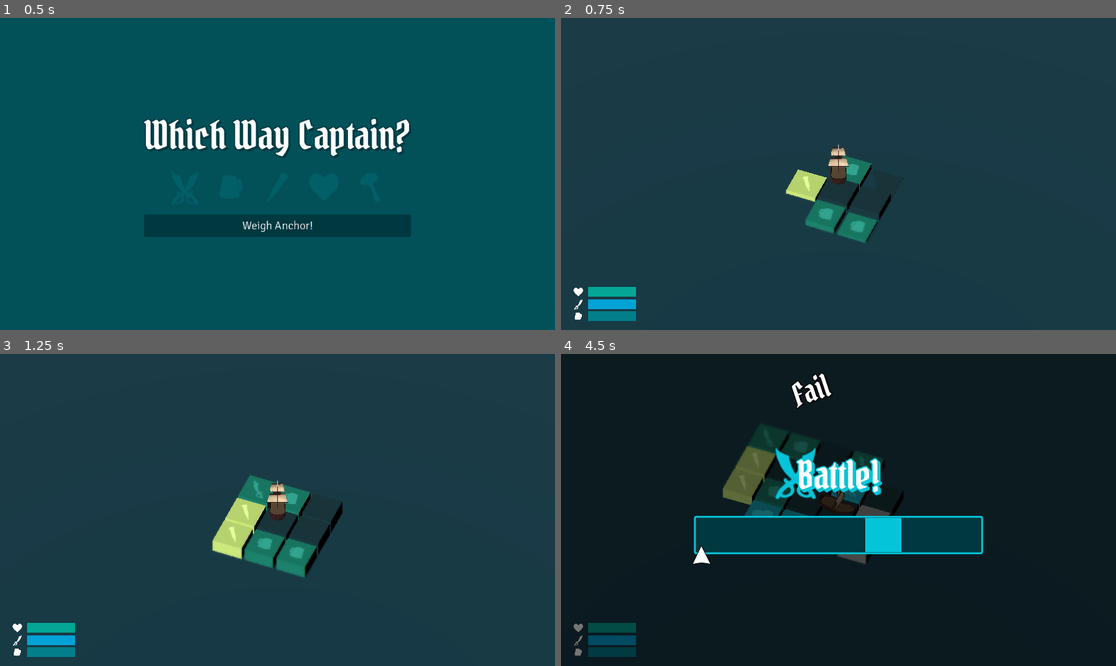
Above: before the commit, frames 1-4 (two rows, left to right).
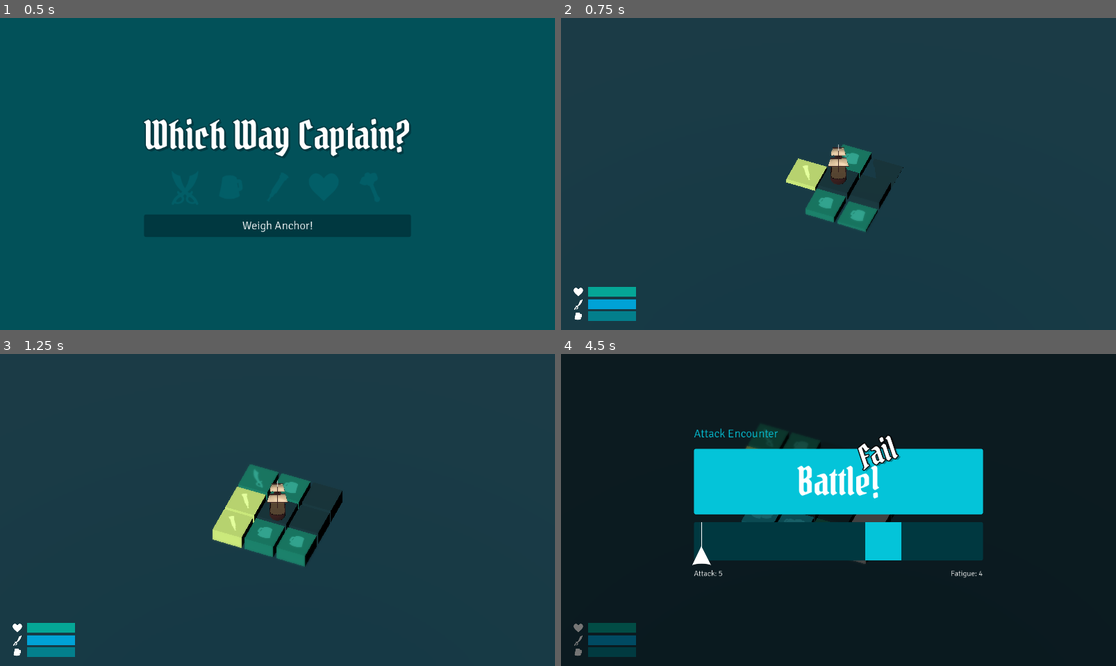
Above: after the commit, the same moments.

Repository: tVeratti/mini-byte-jam
Game: Godot game, scene res://main/main.tscn
Two runs of this game, one before a commit and one after it. Both use one fixed random seed, a clock stepped at 60 frames per second and the inputs below. Sound files missing from this copy of the repository are replaced by a short silence.
Inputs:
- Up to frame 1 (0.5 s): no input
- Up to frame 2 (0.75 s): click "Weigh Anchor!" at 0.5 s
- Up to frame 3 (1.25 s): no input
- Up to frame 4 (4.5 s): hold Right (move_right) 1.28-2.03 s; tap Space (accept) every 0.75 s from 1.35 to 4.35 s; hold S (move_backward) 2.03-2.78 s; hold Right (move_right) 2.78-3.53 s; hold W (move_forward) 3.53-4.28 s; hold A (move_left) from 4.28 s (still down)

Frame 1 is identical in both runs. In frame 2, 2.3% of the frame differs, in the area x 40-62%, y 40-73%; in frame 3, 3.2%; in frame 4, 13%, in the area x 23-77%, y 6-72%.

Commit message:
re-do encounter screens (again)

Diff:
--- /dev/null
+++ b/assets/label.tres
@@ -0,0 +1,6 @@
+[gd_resource type="LabelSettings" load_steps=2 format=3 uid="uid://u6018fifyd8o"]
+
+[ext_resource type="FontFile" uid="uid://nieaekycl7wi" path="res://assets/fonts/SignikaNegative-VariableFont_wght.ttf" id="1_hgv2j"]
+
+[resource]
+font = ExtResource("1_hgv2j")
--- /dev/null
+++ b/assets/shaders/lines.gdshader
@@ -0,0 +1,31 @@
+shader_type canvas_item;
+
+uniform vec3 color_one : source_color;
+uniform vec3 color_two : source_color;
+
+uniform float angle = 20.0;
+uniform float line_count = 20.0;
+uniform float blur : hint_range(0.0, 2.0, 0);
+
+vec2 rotate(vec2 uv, float rotation_angle) {
+    float radians_angle = radians(rotation_angle);
+    float cos_angle = cos(radians_angle);
+    float sin_angle = sin(radians_angle);
+    mat2 rotation_matrix = mat2(vec2(cos_angle, -sin_angle), vec2(sin_angle, cos_angle));
+    return uv * rotation_matrix;
+}
+
+float stripe(vec2 uv) {
+    return cos(uv.x * 0.0 + uv.y * -line_count/2.0);
+}
+
+void fragment() {
+    vec2 uv = UV;
+    vec2 resolution = 1.0 / TEXTURE_PIXEL_SIZE;
+    float a = TEXTURE_PIXEL_SIZE.x / TEXTURE_PIXEL_SIZE.y;
+    uv.x *= a;
+    uv = rotate(uv, angle);
+    float g = stripe(uv);
+    vec3 col = mix(color_one, color_two, smoothstep(0.0, blur, g));
+    COLOR = vec4(col, 1.0);
+}
--- a/encounter/battle/battle.gd
+++ b/encounter/battle/battle.gd
@@ -16,13 +16,12 @@
 @export var result_scene:PackedScene
 
 
-@onready var level:Label = %Level
-@onready var track:Panel = %Track
-@onready var morale:ColorRect = %Morale
 @onready var attack:ColorRect = %Attack
 @onready var input:ColorRect = %Input
 @onready var result_root:Control = %ResultRoot
 @onready var target_container:MarginContainer = %TargetContainer
+@onready var attack_value:Label = %AttackValue
+@onready var fatigue_value:Label = %FatigueValue
 
 
 var battle_level:int = 1
@@ -39,7 +38,14 @@
 	player.input_component.accept_pressed.connect(_on_input_accept)
 	player.input_component.direction_changed.connect(_on_direction_changed)
 
+	render_labels()
+
 	_set_target_sizes()
+
+
+func render_labels() -> void:
+	attack_value.text = "Attack: %s" % player_stats.attack
+	fatigue_value.text = "Fatigue: %s" % player_stats.fatigue
 
 
 func _process(delta: float) -> void:
@@ -57,7 +63,6 @@
 	battle_level = player_stats.fatigue
 
 	var weighted_level:float = battle_level * LEVEL_WEIGHT
-	level.text = "Fatigue Level %s" % int(battle_level)
 
 	var attack_percentage:float = float(player_stats.attack) / weighted_level
 
@@ -103,8 +108,9 @@
 	var result:Results
 
 	var input_position:int = input.position.x
-	var attack_position_left:int = attack.position.x - (attack.custom_minimum_size.x / 2.0)
-	var attack_position_right:int = attack.position.x + (attack.custom_minimum_size.x / 2.0)
+	var attack_position_left:int = attack.position.x
+	var attack_position_right:int = attack.position.x + attack.custom_minimum_size.x
+
 	if input_position + NEEDLE_WIDTH >= attack_position_left and input_position - NEEDLE_WIDTH <= attack_position_right:
 		# Within ATTACK range
 		result = Results.SUCCESS
--- a/encounter/battle/battle.tscn
+++ b/encounter/battle/battle.tscn
@@ -4,11 +4,23 @@
 [ext_resource type="PackedScene" uid="uid://c2x5nb8xutljl" path="res://encounter/battle/battle_result.tscn" id="2_tiqy5"]
 [ext_resource type="FontFile" uid="uid://bw4edb43exu17" path="res://assets/fonts/PirataOne-Regular.ttf" id="3_qubjc"]
 [ext_resource type="FontFile" uid="uid://nieaekycl7wi" path="res://assets/fonts/SignikaNegative-VariableFont_wght.ttf" id="4_4mnim"]
-[ext_resource type="Texture2D" uid="uid://dae03ox6o0lxn" path="res://grid/tile/assets/battle.png" id="4_l1kiu"]
-[ext_resource type="Texture2D" uid="uid://ckoxg6w3iv18c" path="res://grid/tile/assets/arrow_outline.png" id="5_4mnim"]
+[ext_resource type="Texture2D" uid="uid://jadm4msu5o3p" path="res://grid/tile/assets/arrow.png" id="4_v5t24"]
+[ext_resource type="LabelSettings" uid="uid://u6018fifyd8o" path="res://assets/label.tres" id="5_imjxj"]
 
 [sub_resource type="StyleBoxFlat" id="StyleBoxFlat_qubjc"]
 bg_color = Color(0, 0, 0, 0.541176)
+
+[sub_resource type="LabelSettings" id="LabelSettings_imjxj"]
+font = ExtResource("4_4mnim")
+font_size = 24
+font_color = Color(0.0156863, 0.768627, 0.85098, 1)
+
+[sub_resource type="StyleBoxFlat" id="StyleBoxFlat_426p7"]
+bg_color = Color(0.0156863, 0.768627, 0.85098, 1)
+corner_radius_top_left = 4
+corner_radius_top_right = 4
+corner_radius_bottom_right = 4
+corner_radius_bottom_left = 4
 
 [sub_resource type="LabelSettings" id="LabelSettings_6hnvb"]
 font = ExtResource("3_qubjc")
@@ -19,24 +31,12 @@
 shadow_color = Color(0.0156863, 0.768627, 0.85098, 1)
 shadow_offset = Vector2(4, 4)
 
-[sub_resource type="LabelSettings" id="LabelSettings_l1kiu"]
-font = ExtResource("4_4mnim")
-font_color = Color(0.0156863, 0.768627, 0.85098, 1)
-
 [sub_resource type="StyleBoxFlat" id="StyleBoxFlat_mqutd"]
 bg_color = Color(0, 0.219608, 0.25098, 1)
-border_width_left = 4
-border_width_top = 4
-border_width_right = 4
-border_width_bottom = 4
-border_color = Color(0.0156863, 0.768627, 0.85098, 1)
 corner_radius_top_left = 4
 corner_radius_top_right = 4
 corner_radius_bottom_right = 4
 corner_radius_bottom_left = 4
-
-[sub_resource type="LabelSettings" id="LabelSettings_uxvou"]
-font = ExtResource("4_4mnim")
 
 [node name="Battle" type="MarginContainer"]
 anchors_preset = 15
@@ -61,46 +61,31 @@
 
 [node name="Layout" type="VBoxContainer" parent="MarginContainer"]
 layout_mode = 2
-theme_override_constants/separation = 32
+size_flags_horizontal = 4
+theme_override_constants/separation = 16
 
-[node name="HBoxContainer" type="VBoxContainer" parent="MarginContainer/Layout"]
+[node name="Label" type="Label" parent="MarginContainer/Layout"]
 layout_mode = 2
-size_flags_horizontal = 4
-size_flags_vertical = 8
-alignment = 1
+text = "Attack Encounter"
+label_settings = SubResource("LabelSettings_imjxj")
 
-[node name="Title" type="Label" parent="MarginContainer/Layout/HBoxContainer"]
+[node name="PanelContainer" type="PanelContainer" parent="MarginContainer/Layout"]
+layout_mode = 2
+theme_override_styles/panel = SubResource("StyleBoxFlat_426p7")
+
+[node name="MarginContainer" type="MarginContainer" parent="MarginContainer/Layout/PanelContainer"]
+layout_mode = 2
+theme_override_constants/margin_left = 16
+theme_override_constants/margin_top = 16
+theme_override_constants/margin_right = 16
+theme_override_constants/margin_bottom = 16
+
+[node name="Title" type="Label" parent="MarginContainer/Layout/PanelContainer/MarginContainer"]
 layout_mode = 2
 size_flags_vertical = 8
 text = "Battle!"
 label_settings = SubResource("LabelSettings_6hnvb")
 horizontal_alignment = 1
-
-[node name="TextureRect" type="TextureRect" parent="MarginContainer/Layout/HBoxContainer/Title"]
-modulate = Color(0.0156863, 0.768627, 0.85098, 1)
-show_behind_parent = true
-texture_filter = 4
-custom_minimum_size = Vector2(100, 100)
-layout_mode = 2
-offset_left = -63.0
-offset_top = -13.0
-offset_right = 57.0
-offset_bottom = 107.0
-size_flags_horizontal = 4
-size_flags_vertical = 4
-texture = ExtResource("4_l1kiu")
-expand_mode = 1
-stretch_mode = 5
-
-[node name="Level" type="Label" parent="MarginContainer/Layout/HBoxContainer"]
-unique_name_in_owner = true
-visible = false
-layout_mode = 2
-size_flags_horizontal = 4
-text = "Level 001"
-label_settings = SubResource("LabelSettings_l1kiu")
-horizontal_alignment = 1
-uppercase = true
 
 [node name="TrackContainer" type="MarginContainer" parent="MarginContainer/Layout"]
 custom_minimum_size = Vector2(600, 80)
@@ -115,26 +100,17 @@
 
 [node name="ResultRoot" type="Control" parent="MarginContainer/Layout/TrackContainer/Track"]
 unique_name_in_owner = true
+z_index = 100
 anchors_preset = 0
-offset_left = 142.0
-offset_top = -81.0
-offset_right = 182.0
-offset_bottom = -41.0
+offset_left = 280.0
+offset_top = 35.0
+offset_right = 320.0
+offset_bottom = 75.0
 
 [node name="TargetContainer" type="MarginContainer" parent="MarginContainer/Layout/TrackContainer"]
 unique_name_in_owner = true
 layout_mode = 2
 theme_override_constants/margin_left = 490
-theme_override_constants/margin_top = 4
-theme_override_constants/margin_bottom = 4
-
-[node name="Morale" type="ColorRect" parent="MarginContainer/Layout/TrackContainer/TargetContainer"]
-unique_name_in_owner = true
-visible = false
-custom_minimum_size = Vector2(30, 0)
-layout_mode = 2
-size_flags_horizontal = 4
-color = Color(0.644639, 0.950853, 0.999522, 1)
 
 [node name="Attack" type="ColorRect" parent="MarginContainer/Layout/TrackContainer/TargetContainer"]
 unique_name_in_owner = true
@@ -153,31 +129,31 @@
 offset_right = 1.0
 offset_bottom = 80.0
 size_flags_horizontal = 0
-color = Color(0, 0, 0, 0)
 
 [node name="TextureRect" type="TextureRect" parent="MarginContainer/Layout/TrackContainer/InputContainer/Input"]
 texture_filter = 4
 layout_mode = 0
 offset_left = -19.0
-offset_top = 62.0
+offset_top = 50.0
 offset_right = 21.0
-offset_bottom = 102.0
-texture = ExtResource("5_4mnim")
+offset_bottom = 90.0
+texture = ExtResource("4_v5t24")
 expand_mode = 1
 
-[node name="Instructions" type="Label" parent="MarginContainer/Layout"]
+[node name="Stats" type="HBoxContainer" parent="MarginContainer/Layout"]
+layout_mode = 2
+
+[node name="AttackValue" type="Label" parent="MarginContainer/Layout/Stats"]
 unique_name_in_owner = true
-visible = false
 layout_mode = 2
-text = "[SPACE] or [ENTER] to ACTIVATE"
-label_settings = SubResource("LabelSettings_uxvou")
-horizontal_alignment = 1
+size_flags_horizontal = 3
+text = "Attack: 10"
+label_settings = ExtResource("5_imjxj")
 
-[node name="Instructions2" type="Label" parent="MarginContainer/Layout"]
+[node name="FatigueValue" type="Label" parent="MarginContainer/Layout/Stats"]
 unique_name_in_owner = true
-visible = false
 layout_mode = 2
-text = "ATTACK/FATIGUE: Target Area Size
-FATIGUE: Speed
-SUCCESS == +Morale"
-label_settings = SubResource("LabelSettings_uxvou")
+size_flags_horizontal = 3
+text = "Fatigue: 20"
+label_settings = ExtResource("5_imjxj")
+horizontal_alignment = 2
--- a/encounter/jig/jig.gd
+++ b/encounter/jig/jig.gd
@@ -30,6 +30,8 @@
 @onready var result_root:Control = %ResultRoot
 @onready var moves_root = %MovesRoot
 @onready var timer:Timer = %Timer
+@onready var morale_value:Label = %MoraleValue
+@onready var fatigue_value:Label = %FatigueValue
 
 
 func _ready() -> void:
@@ -41,6 +43,13 @@
 
 	player.input_component.accept_pressed.connect(_on_input_accept)
 	player.input_component.direction_changed.connect(_on_direction_changed)
+
+	render_labels()
+
+
+func render_labels() -> void:
+	morale_value.text = "Morale: %s" % player_stats.morale
+	fatigue_value.text = "Fatigue: %s" % player_stats.fatigue
 
 
 func _on_input_accept() -> void:
@@ -85,6 +94,7 @@
 		if not has_one_match:
 			# No match found, so it drain fatigue
 			player_stats.increase_fatigue()
+			render_labels()
 
 	elif not direction.is_zero_approx():
 		_on_input_accept()
--- a/encounter/jig/jig.tscn
+++ b/encounter/jig/jig.tscn
@@ -1,43 +1,47 @@
-[gd_scene load_steps=13 format=3 uid="uid://c43iodsc02gpc"]
+[gd_scene load_steps=14 format=3 uid="uid://c43iodsc02gpc"]
 
 [ext_resource type="Script" uid="uid://ksaedy85vutt" path="res://encounter/jig/jig.gd" id="1_mxy8j"]
 [ext_resource type="PackedScene" uid="uid://d0u1uysuexi8w" path="res://encounter/jig/jig_direction.tscn" id="2_q6ne0"]
 [ext_resource type="PackedScene" uid="uid://c2x5nb8xutljl" path="res://encounter/battle/battle_result.tscn" id="3_s6ojh"]
 [ext_resource type="FontFile" uid="uid://bw4edb43exu17" path="res://assets/fonts/PirataOne-Regular.ttf" id="3_scq0y"]
 [ext_resource type="FontFile" uid="uid://nieaekycl7wi" path="res://assets/fonts/SignikaNegative-VariableFont_wght.ttf" id="5_h2mwq"]
-[ext_resource type="Texture2D" uid="uid://jadm4msu5o3p" path="res://grid/tile/assets/arrow.png" id="6_q6ne0"]
-[ext_resource type="Texture2D" uid="uid://bfj3cwx5kspn8" path="res://grid/tile/assets/jig.png" id="6_s6ojh"]
+[ext_resource type="Shader" uid="uid://dye45fsapwka5" path="res://assets/shaders/lines.gdshader" id="7_sum53"]
+[ext_resource type="LabelSettings" uid="uid://u6018fifyd8o" path="res://assets/label.tres" id="8_helyc"]
 
 [sub_resource type="StyleBoxFlat" id="StyleBoxFlat_qubjc"]
 bg_color = Color(0, 0, 0, 0.541176)
 
-[sub_resource type="LabelSettings" id="LabelSettings_6hnvb"]
-font = ExtResource("3_scq0y")
-font_size = 80
-outline_size = 10
-outline_color = Color(0.0156863, 0.768627, 0.85098, 1)
-shadow_size = 10
-shadow_color = Color(0.0156863, 0.768627, 0.85098, 1)
-shadow_offset = Vector2(4, 4)
+[sub_resource type="LabelSettings" id="LabelSettings_sum53"]
+font = ExtResource("5_h2mwq")
+font_size = 24
+font_color = Color(0.0156863, 0.768627, 0.85098, 1)
 
-[sub_resource type="LabelSettings" id="LabelSettings_l1kiu"]
-font = ExtResource("5_h2mwq")
-font_color = Color(0.0196078, 0.65098, 0.588235, 1)
-
-[sub_resource type="StyleBoxFlat" id="StyleBoxFlat_gwdto"]
-bg_color = Color(0, 0.219608, 0.25098, 1)
-border_width_left = 4
-border_width_top = 4
-border_width_right = 40
-border_width_bottom = 4
-border_color = Color(0.0156863, 0.768627, 0.85098, 1)
+[sub_resource type="StyleBoxFlat" id="StyleBoxFlat_sum53"]
+bg_color = Color(0.0156863, 0.768627, 0.85098, 1)
 corner_radius_top_left = 4
 corner_radius_top_right = 4
 corner_radius_bottom_right = 4
 corner_radius_bottom_left = 4
 
-[sub_resource type="LabelSettings" id="LabelSettings_s6ojh"]
-font = ExtResource("5_h2mwq")
+[sub_resource type="LabelSettings" id="LabelSettings_6hnvb"]
+font = ExtResource("3_scq0y")
+font_size = 80
+outline_color = Color(0, 0.219608, 0.25098, 1)
+
+[sub_resource type="StyleBoxFlat" id="StyleBoxFlat_gwdto"]
+bg_color = Color(0, 0.219608, 0.25098, 1)
+border_width_right = 1
+border_color = Color(0.0156863, 0.768627, 0.85098, 1)
+corner_radius_top_left = 4
+corner_radius_bottom_left = 4
+
+[sub_resource type="ShaderMaterial" id="ShaderMaterial_helyc"]
+shader = ExtResource("7_sum53")
+shader_parameter/color_one = Color(0, 0.219608, 0.25098, 1)
+shader_parameter/color_two = Color(0, 0.283384, 0.322043, 1)
+shader_parameter/angle = 20.0
+shader_parameter/line_count = 100.0
+shader_parameter/blur = 0.0
 
 [node name="Jig" type="MarginContainer"]
 anchors_preset = 15
@@ -55,25 +59,13 @@
 
 [node name="ResultRoot" type="Control" parent="Panel"]
 unique_name_in_owner = true
-z_index = 10
+z_index = 100
 layout_mode = 2
 anchors_preset = 0
-offset_left = 265.0
-offset_top = 220.0
-offset_right = 265.0
-offset_bottom = 220.0
-
-[node name="InputArrow" type="TextureRect" parent="Panel"]
-unique_name_in_owner = true
-modulate = Color(0.0156863, 0.768627, 0.85098, 1)
-layout_mode = 2
-offset_left = 821.0
-offset_top = 237.0
-offset_right = 851.0
-offset_bottom = 267.0
-texture = ExtResource("6_q6ne0")
-expand_mode = 1
-flip_v = true
+offset_left = 583.0
+offset_top = 391.0
+offset_right = 583.0
+offset_bottom = 391.0
 
 [node name="MarginContainer" type="MarginContainer" parent="."]
 layout_mode = 2
@@ -85,41 +77,31 @@
 
 [node name="Layout" type="VBoxContainer" parent="MarginContainer"]
 layout_mode = 2
-theme_override_constants/separation = 32
+size_flags_horizontal = 4
+theme_override_constants/separation = 16
 
-[node name="Header" type="VBoxContainer" parent="MarginContainer/Layout"]
+[node name="Label" type="Label" parent="MarginContainer/Layout"]
 layout_mode = 2
-size_flags_horizontal = 4
-size_flags_vertical = 8
-alignment = 1
+text = "Morale Encounter"
+label_settings = SubResource("LabelSettings_sum53")
 
-[node name="Title" type="Label" parent="MarginContainer/Layout/Header"]
+[node name="PanelContainer" type="PanelContainer" parent="MarginContainer/Layout"]
+layout_mode = 2
+theme_override_styles/panel = SubResource("StyleBoxFlat_sum53")
+
+[node name="MarginContainer" type="MarginContainer" parent="MarginContainer/Layout/PanelContainer"]
+layout_mode = 2
+theme_override_constants/margin_left = 16
+theme_override_constants/margin_top = 16
+theme_override_constants/margin_right = 16
+theme_override_constants/margin_bottom = 16
+
+[node name="Title" type="Label" parent="MarginContainer/Layout/PanelContainer/MarginContainer"]
 layout_mode = 2
 size_flags_vertical = 8
 text = "Do A Jig!"
 label_settings = SubResource("LabelSettings_6hnvb")
 horizontal_alignment = 1
-
-[node name="TextureRect" type="TextureRect" parent="MarginContainer/Layout/Header/Title"]
-modulate = Color(0.0156863, 0.768627, 0.85098, 1)
-show_behind_parent = true
-layout_mode = 0
-offset_left = -95.0
-offset_top = -2.0
-offset_right = -15.0
-offset_bottom = 78.0
-scale = Vector2(1.42251, 1.42251)
-texture = ExtResource("6_s6ojh")
-
-[node name="Level" type="Label" parent="MarginContainer/Layout/Header"]
-unique_name_in_owner = true
-visible = false
-layout_mode = 2
-size_flags_horizontal = 4
-text = "Level 001"
-label_settings = SubResource("LabelSettings_l1kiu")
-horizontal_alignment = 1
-uppercase = true
 
 [node name="TrackContainer" type="MarginContainer" parent="MarginContainer/Layout"]
 custom_minimum_size = Vector2(600, 160)
@@ -132,6 +114,16 @@
 layout_mode = 2
 theme_override_styles/panel = SubResource("StyleBoxFlat_gwdto")
 
+[node name="ColorRect" type="ColorRect" parent="MarginContainer/Layout/TrackContainer/Track"]
+material = SubResource("ShaderMaterial_helyc")
+custom_minimum_size = Vector2(40, 0)
+layout_mode = 1
+anchors_preset = 9
+anchor_bottom = 1.0
+offset_left = 559.0
+offset_right = 599.0
+grow_vertical = 2
+
 [node name="MovesRoot" type="Control" parent="MarginContainer/Layout/TrackContainer/Track"]
 unique_name_in_owner = true
 layout_mode = 2
@@ -139,13 +131,23 @@
 offset_top = 40.0
 offset_bottom = 40.0
 
-[node name="Instructions" type="Label" parent="MarginContainer/Layout"]
+[node name="Stats" type="HBoxContainer" parent="MarginContainer/Layout"]
+layout_mode = 2
+
+[node name="MoraleValue" type="Label" parent="MarginContainer/Layout/Stats"]
 unique_name_in_owner = true
-visible = false
 layout_mode = 2
-text = "[SPACE] or [ENTER] to START"
-label_settings = SubResource("LabelSettings_s6ojh")
-horizontal_alignment = 1
+size_flags_horizontal = 3
+text = "Morale: 10"
+label_settings = ExtResource("8_helyc")
+
+[node name="FatigueValue" type="Label" parent="MarginContainer/Layout/Stats"]
+unique_name_in_owner = true
+layout_mode = 2
+size_flags_horizontal = 3
+text = "Fatigue: 20"
+label_settings = ExtResource("8_helyc")
+horizontal_alignment = 2
 
 [node name="Timer" type="Timer" parent="."]
 unique_name_in_owner = true
--- a/encounter/jig/jig_direction.tscn
+++ b/encounter/jig/jig_direction.tscn
@@ -1,15 +1,15 @@
 [gd_scene load_steps=3 format=3 uid="uid://d0u1uysuexi8w"]
 
-[ext_resource type="Texture2D" uid="uid://jpubywynwb7e" path="res://encounter/jig/keyboard_arrow_up.png" id="1_d62ii"]
+[ext_resource type="Texture2D" uid="uid://bmqxbsc1b7tqd" path="res://encounter/jig/keyboard_arrow_up_outline.png" id="1_ltxpw"]
 [ext_resource type="Script" uid="uid://cs7gbj1ut8fp" path="res://encounter/jig/jig_direction.gd" id="1_q7658"]
 
 [node name="JigDirection" type="TextureRect"]
-modulate = Color(0.881937, 0.881937, 0.881936, 1)
+modulate = Color(1, 1, 1, 0.670588)
 custom_minimum_size = Vector2(40, 40)
 offset_right = 80.0
 offset_bottom = 80.0
 pivot_offset = Vector2(40, 40)
-texture = ExtResource("1_d62ii")
+texture = ExtResource("1_ltxpw")
 expand_mode = 1
 stretch_mode = 5
 script = ExtResource("1_q7658")
--- a/grid/grid.gd
+++ b/grid/grid.gd
@@ -149,6 +149,7 @@
 		arrow.texture = scout_decal_texture
 		arrow.global_position = map_to_local(center) + arrow_offset
 		arrow.modulate = Color("#ccffa4")
+		arrow.no_depth_test = true
 		arrow.look_at(map_to_local(goal_tile_coordinates))
 		arrow.rotation_degrees.x = 90.0
 		arrow.rotation_degrees.y += 180
--- a/grid/grid_generator.gd
+++ b/grid/grid_generator.gd
@@ -62,7 +62,7 @@
 	return tiles
 
 
-func generate_goal_coordinates(center:Vector3) -> Vector3:
+func generate_goal_coordinates(center:Vector3) -> Vector3i:
 	var goal_direction:Vector3 = [
 		Vector3.FORWARD,
 		Vector3.BACK,
@@ -74,7 +74,7 @@
 		(Vector3.BACK + Vector3.LEFT).normalized(),
 	].pick_random()
 
-	var goal_coordinates:Vector3 = center + (((grid_size / 2.0) - GOAL_MARGIN) * goal_direction)
+	var goal_coordinates:Vector3i = center + (((grid_size / 2.0) - GOAL_MARGIN) * goal_direction)
 	return goal_coordinates
 
 
--- a/grid/tile/tile.gd
+++ b/grid/tile/tile.gd
@@ -37,10 +37,13 @@
 }
 
 
+@export var rock_meshes:Array[Mesh] = []
+
+
 var type:Types : set = _set_type
 
 
-@onready var mesh_instance_3d = $MeshInstance3D
+@onready var mesh_instance_3d:MeshInstance3D = $MeshInstance3D
 @onready var icon_sprite_3d:Sprite3D = $Icon
 
 
@@ -62,6 +65,9 @@
 	if COLOR_MAP.has(type):
 		_set_color(COLOR_MAP[type])
 
+	#if type == Types.IMPASSABLE:
+		#mesh_instance_3d.mesh = rock_meshes.pick_random()
+
 
 func _set_color(value:Color) -> void:
 	mesh_instance_3d.get_active_material(0).albedo_color = value
--- a/grid/tile/tile.tscn
+++ b/grid/tile/tile.tscn
@@ -1,7 +1,8 @@
-[gd_scene load_steps=5 format=3 uid="uid://c0jbti14br3yu"]
+[gd_scene load_steps=6 format=3 uid="uid://c0jbti14br3yu"]
 
 [ext_resource type="Script" uid="uid://o6aso7doejm6" path="res://grid/tile/tile.gd" id="1_ag6h3"]
 [ext_resource type="PackedScene" uid="uid://ccutjlu744503" path="res://grid/tile/tile_icon.tscn" id="2_ck2n5"]
+[ext_resource type="ArrayMesh" uid="uid://bmjvv12xnwh6h" path="res://grid/tile/assets/rock_meshes/rock_01_mesh.tres" id="2_ufdc4"]
 
 [sub_resource type="BoxMesh" id="BoxMesh_ufdc4"]
 
@@ -10,6 +11,7 @@
 
 [node name="Tile" type="Node3D"]
 script = ExtResource("1_ag6h3")
+rock_meshes = Array[Mesh]([ExtResource("2_ufdc4")])
 
 [node name="MeshInstance3D" type="MeshInstance3D" parent="."]
 mesh = SubResource("BoxMesh_ufdc4")
--- a/map/map.gd
+++ b/map/map.gd
@@ -22,7 +22,7 @@
 	var center_i: = int(grid.grid_generator.grid_size / 2.0)
 	var center_coord: = Vector3(center_i, 0, center_i)
 	var local_pos: = grid.map_to_local(center_coord)
-	player.global_position = grid.to_global(local_pos) + Vector3(0, 1, 0)
+	player.global_position = grid.to_global(local_pos) + Vector3(0, 0.5, 0)
 	grid.tile_entered.emit(center_coord)
 	player.process_mode = Node.PROCESS_MODE_INHERIT
 
Not shown, added: assets/shaders/lines.gdshader.uid
Binary file added: encounter/jig/keyboard_arrow_up_outline.png
Not shown, added: encounter/jig/keyboard_arrow_up_outline.png.import
